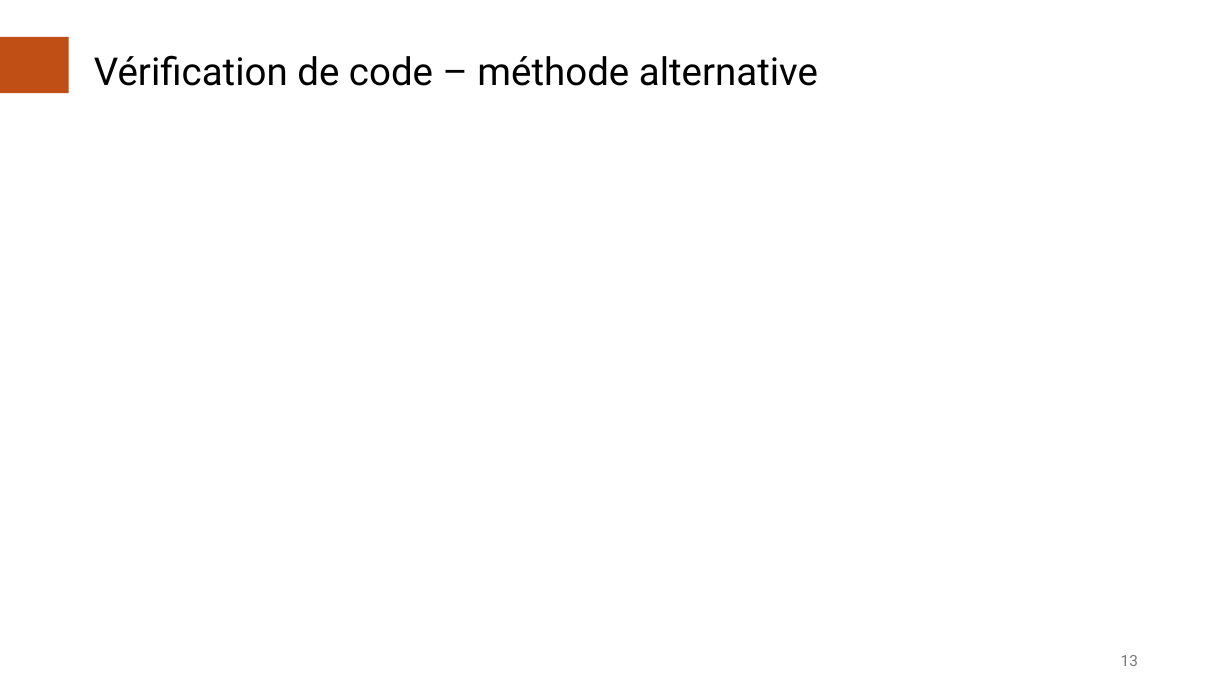
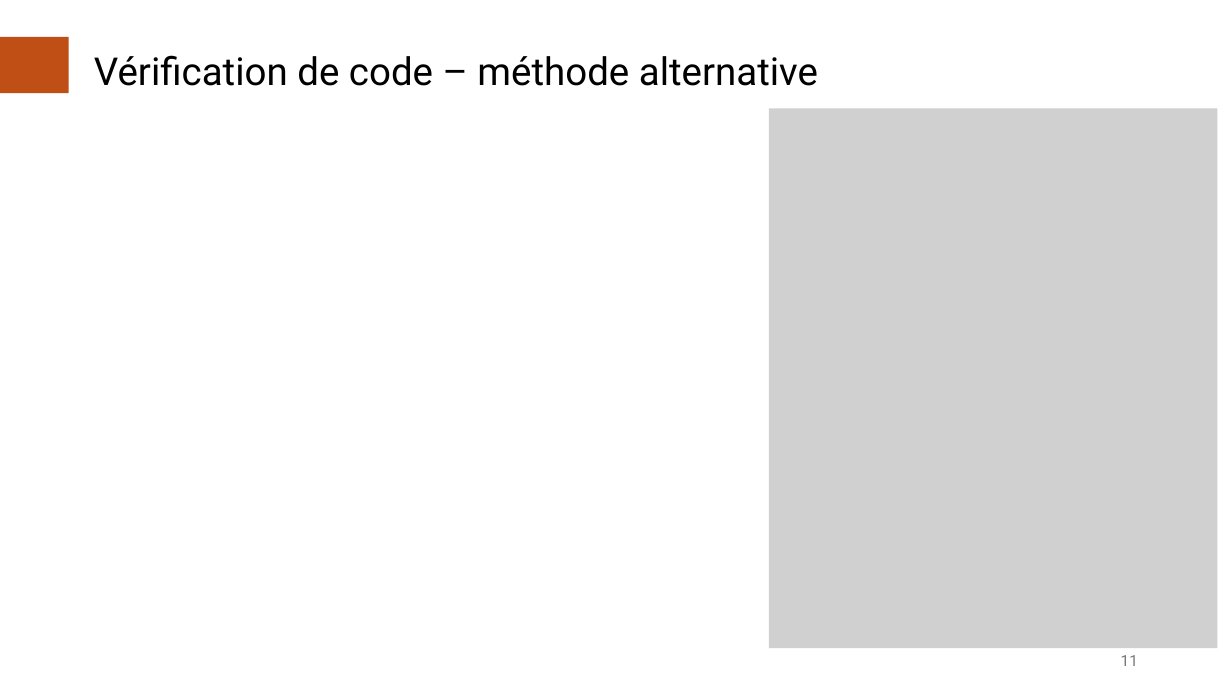
Before and after one commit to AcileSf/MEC8211ProjetFinal, a slide deck: slide 11 of Presentation_Projet.pptx (slide 13 before the commit). Drawn at 1232x693 pixels with LibreOffice and Linux fonts; fonts in the diff are those of the drawing; grey boxes stand for pictures. Boxes give left, top, right and bottom in pixels: in the first picture for what was removed or moved away, otherwise in the second. Text is boxed around its words. In the diff, an @@ line names an element or a change of style, - is before the commit and + after.

```diff
--- a/Presentation_Projet.pptx
+++ b/Presentation_Projet.pptx
@@ picture added at (769, 108, 1218, 648) @@
@@ page number at (1121, 655, 1138, 666): text changed @@
-13
+11
```
